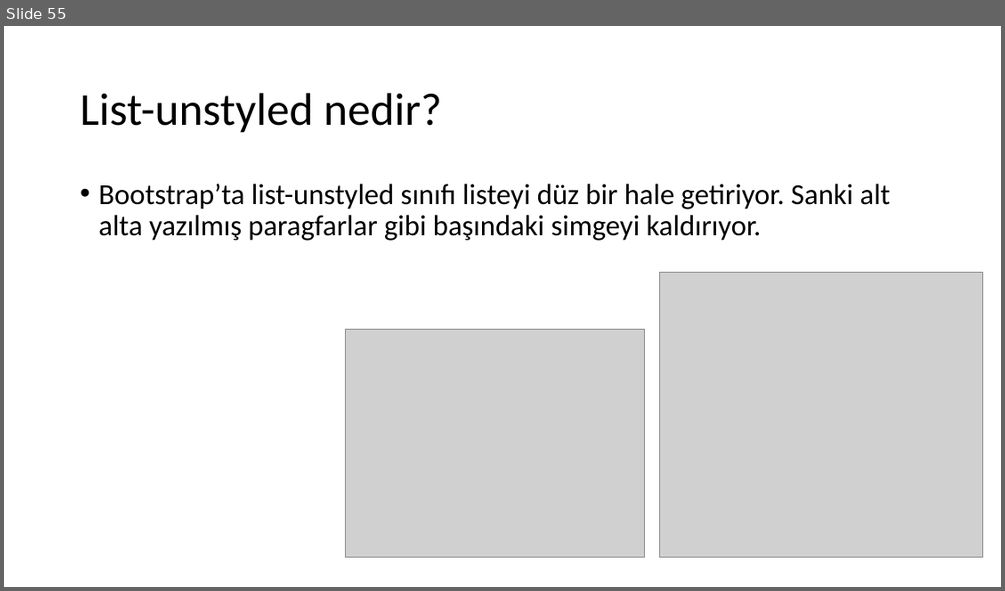
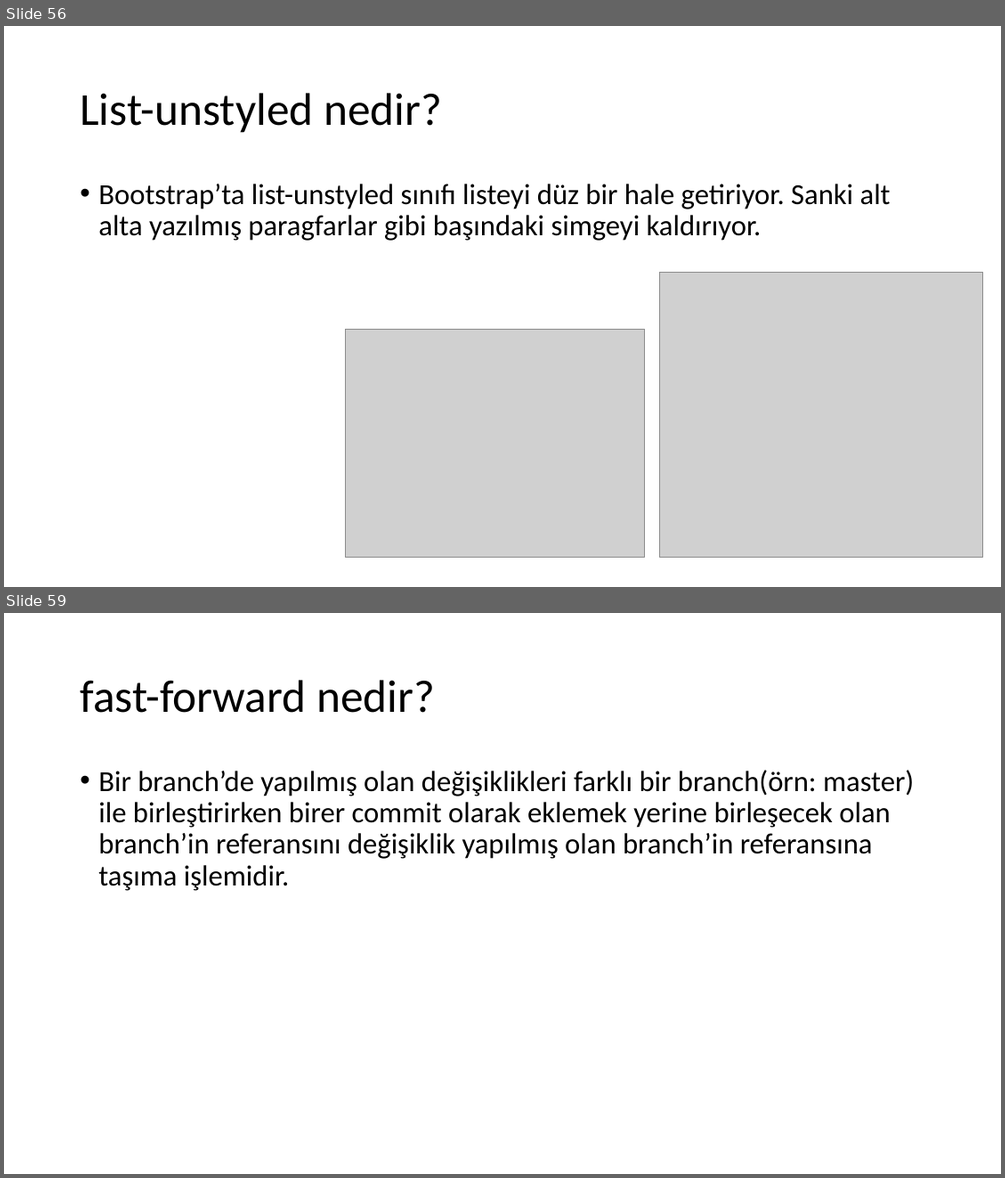
Before and after one commit to 207-Atmosware-Java-Bootcamp/2-hafta-pazartesi-odevi-tolgagur, a slide deck: tolgagureli.pptx. Shown one above the other, each under a label of ours: slide 55 before the commit, slides 56 and 59 after it; the slides between them are not shown. The pictures are 1005x591 and 1005x1178 pixels, drawn with LibreOffice and Linux fonts; fonts in the diff are those of the drawing; grey boxes stand for pictures. Boxes give left, top, right and bottom in pixels: in the first picture for what was removed or moved away, otherwise in the second. Text is boxed around its words. In the diff, an @@ line names an element or a change of style, - is before the commit and + after.

```diff
--- a/tolgagureli.pptx
+++ b/tolgagureli.pptx
@@ slide 59 added at <box>4,613,1001,1174</box>, background #FFFFFF @@
@@ title added at <box>80,680,435,713</box>, 44 pt, text #000000 @@
+fast-forward nedir?
@@ text added at <box>98,770,914,891</box>, 28 pt, text #000000 @@
+• Bir branch’de yapılmış olan değişiklikleri farklı bir branch(örn: master) ile birleştirirken birer commit olarak eklemek yerine birleşecek olan branch’in referansını değişiklik yapılmış olan branch’in referansına taşıma işlemidir.
@@ what was slide 55 is now slide 56 @@
```
Also in this commit, not shown: 1 slide changed, 4 other slides added.
